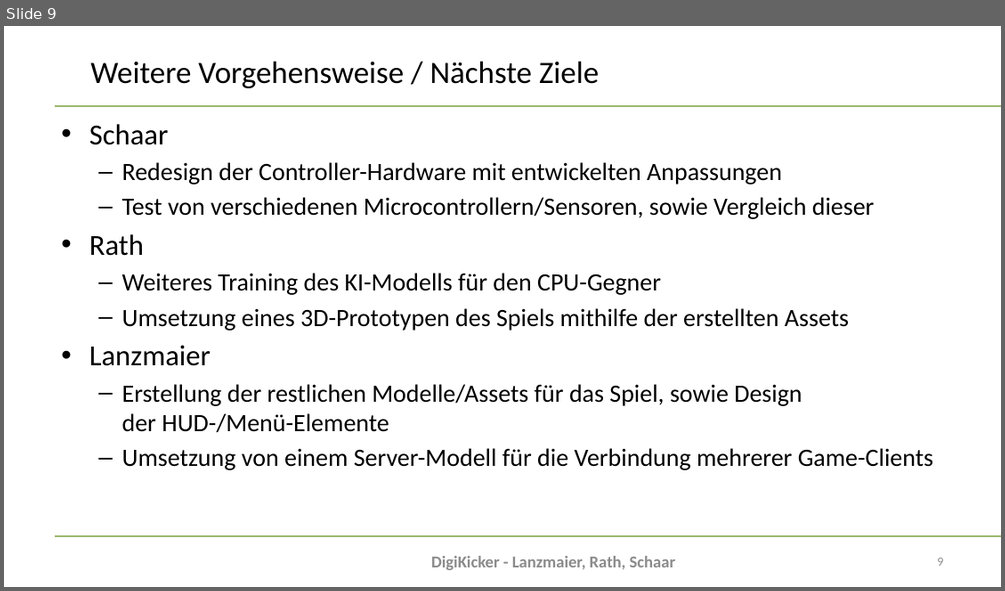
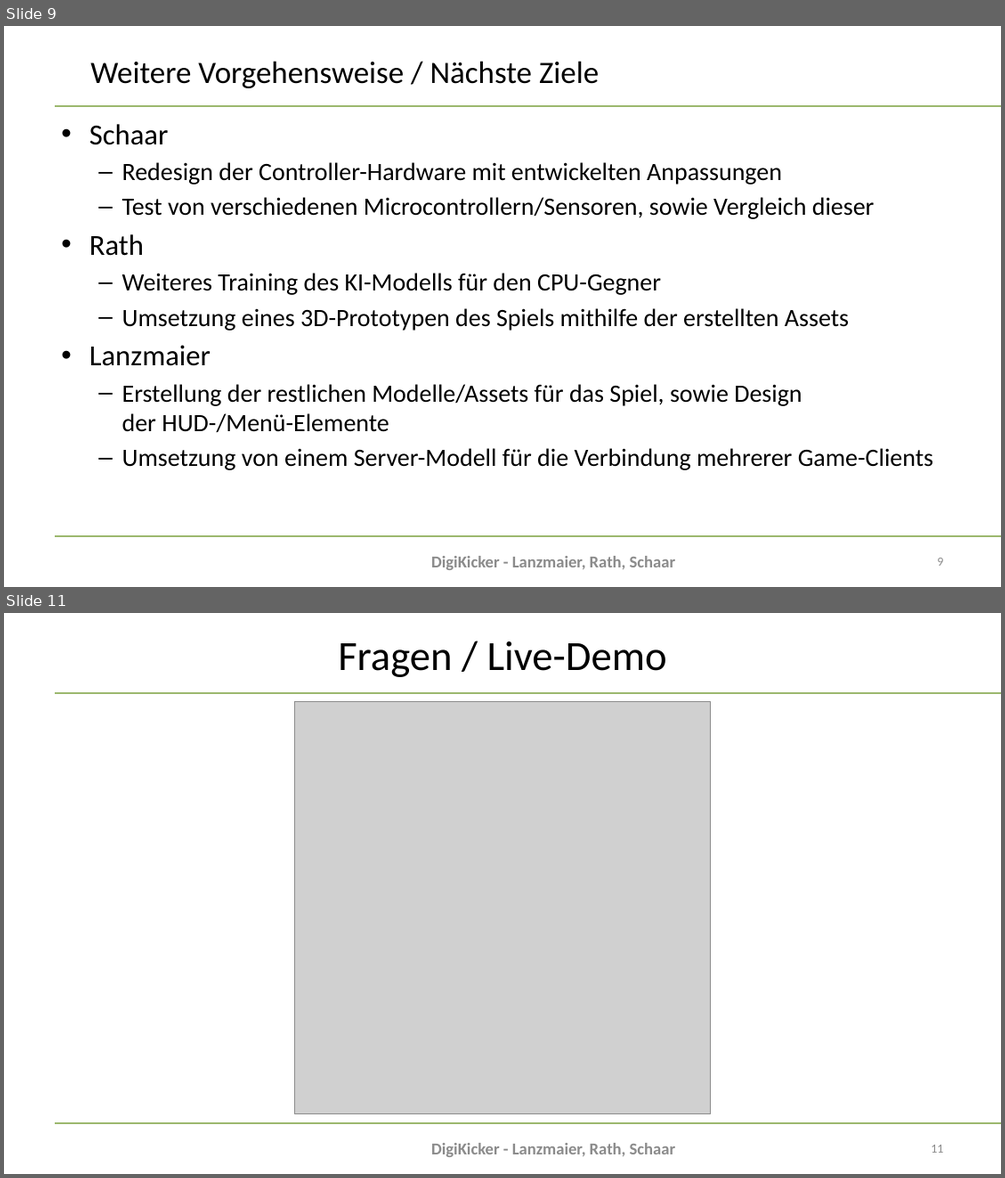
Before and after one commit to kiesewitz/DA-DigiKicker, a slide deck: Diplomarbeit/doc/Presentations/DiplomarbeitZwischenpräsentation/DA-Präsentation2025-Zwischenpräsentation-DigiKicker.pptx. Shown one above the other, each under a label of ours: slide 9 before the commit, slides 9 and 11 after it; the slides between them are not shown. The pictures are 1005x591 and 1005x1178 pixels, drawn with LibreOffice and Linux fonts; fonts in the diff are those of the drawing; grey boxes stand for pictures; background and template pictures are left out. Boxes give left, top, right and bottom in pixels: in the first picture for what was removed or moved away, otherwise in the second. Text is boxed around its words. In the diff, an @@ line names an element or a change of style, - is before the commit and + after.

```diff
--- a/Diplomarbeit/doc/Presentations/DiplomarbeitZwischenpräsentation/DA-Präsentation2025-Zwischenpräsentation-DigiKicker.pptx
+++ b/Diplomarbeit/doc/Presentations/DiplomarbeitZwischenpräsentation/DA-Präsentation2025-Zwischenpräsentation-DigiKicker.pptx
@@ slide 11 added at (4, 613, 1001, 1174), background #FFFFFF; not listed: 2 template elements that a slide beside it also shows @@
@@ title added at (338, 641, 667, 677), 40 pt, text #000000 @@
+Fragen / Live-Demo
@@ picture added at (295, 702, 711, 1115) @@
@@ text added at (431, 1143, 676, 1157), 16 pt, text #8C8C8C, bold @@
+DigiKicker - Lanzmaier, Rath, Schaar
@@ page number added at (930, 1144, 943, 1152), 12 pt, text #8C8C8C @@
+11
```
Also in this commit, not shown: 4 slides changed, 1 other slide added, 7 other files.
